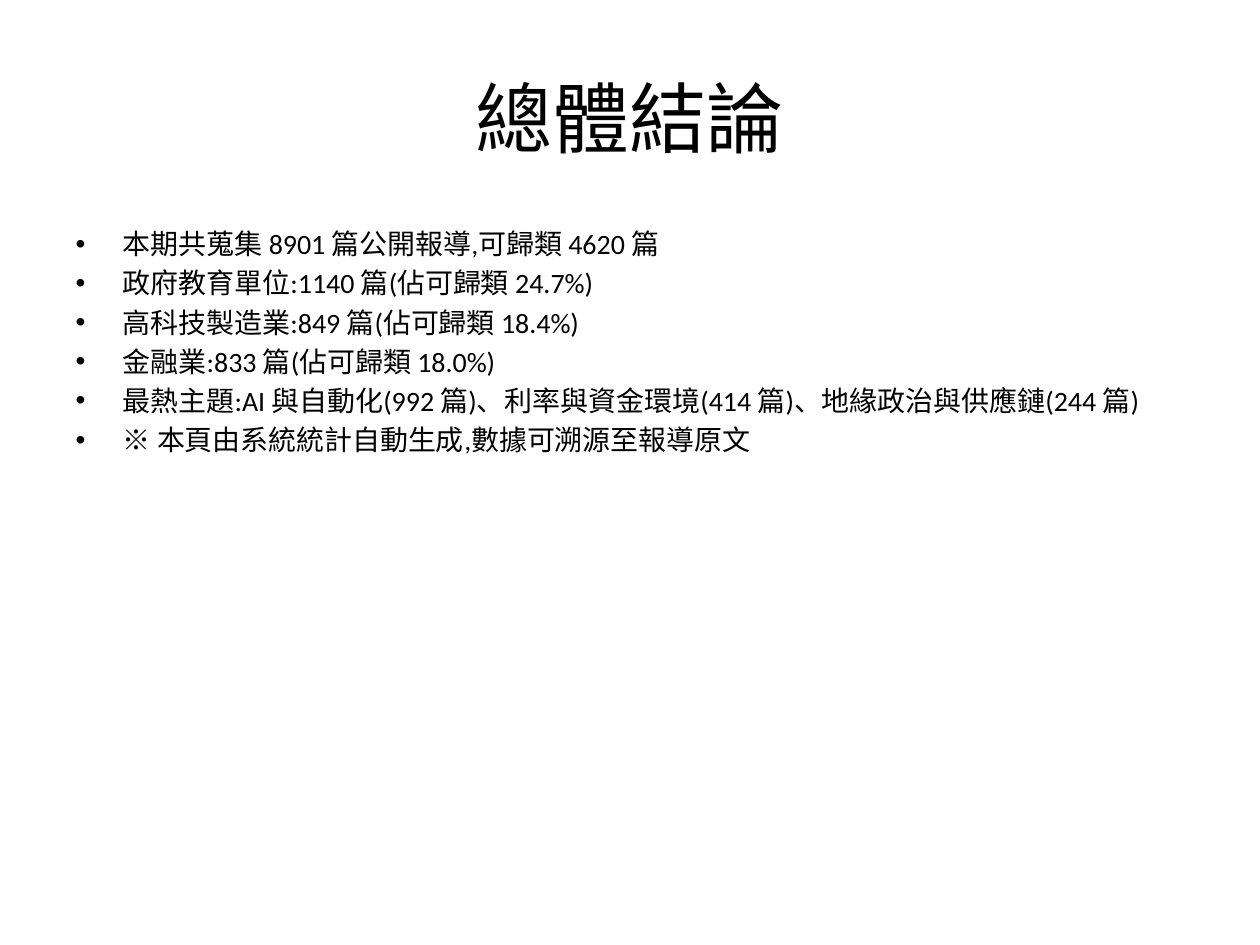
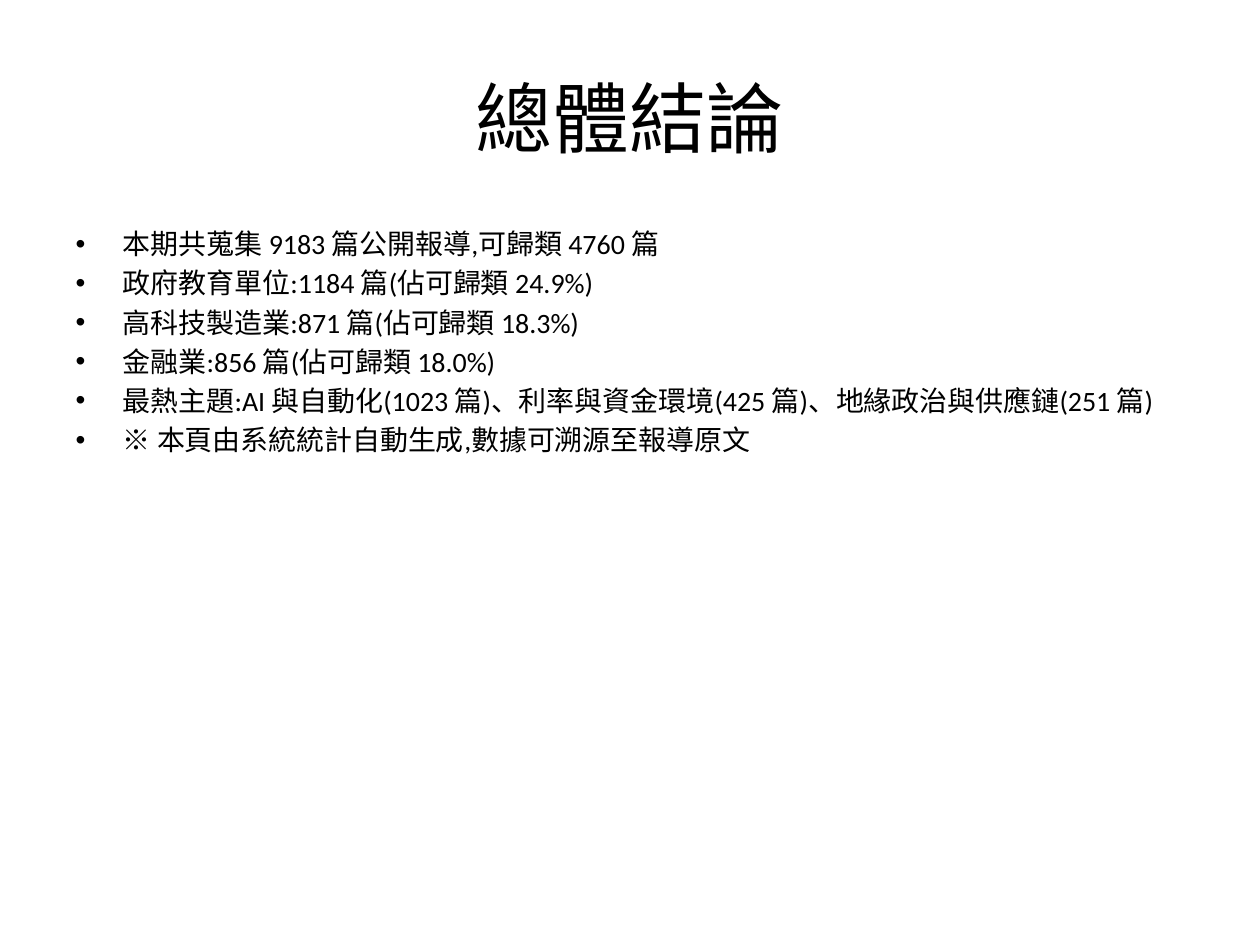
Before and after one commit to AndyChen825/industry-monitor, a slide deck: slide 2 of docs/reports/台灣產業趨勢監測週報_2026-08-17_2026-08-24.pptx. Drawn at 1260x945 pixels with LibreOffice and Linux fonts; fonts in the diff are those of the drawing. Boxes give left, top, right and bottom in pixels: in the first picture for what was removed or moved away, otherwise in the second. Text is boxed around its words. In the diff, an @@ line names an element or a change of style, - is before the commit and + after.

```diff
--- a/docs/reports/台灣產業趨勢監測週報_2026-08-17_2026-08-24.pptx
+++ b/docs/reports/台灣產業趨勢監測週報_2026-08-17_2026-08-24.pptx
@@ text at bbox=[123, 230, 1153, 415]: text changed @@
-• 本期共蒐集 8901 篇公開報導,可歸類 4620 篇
-• 政府教育單位:1140 篇(佔可歸類 24.7%)
-• 高科技製造業:849 篇(佔可歸類 18.4%)
-• 金融業:833 篇(佔可歸類 18.0%)
-• 最熱主題:AI 與自動化(992 篇)、利率與資金環境(414 篇)、地緣政治與供應鏈(244 篇)
+• 本期共蒐集 9183 篇公開報導,可歸類 4760 篇
+• 政府教育單位:1184 篇(佔可歸類 24.9%)
+• 高科技製造業:871 篇(佔可歸類 18.3%)
+• 金融業:856 篇(佔可歸類 18.0%)
+• 最熱主題:AI 與自動化(1023 篇)、利率與資金環境(425 篇)、地緣政治與供應鏈(251 篇)
```
Also in this commit, not shown: 3 other slides changed, 6 other files.
